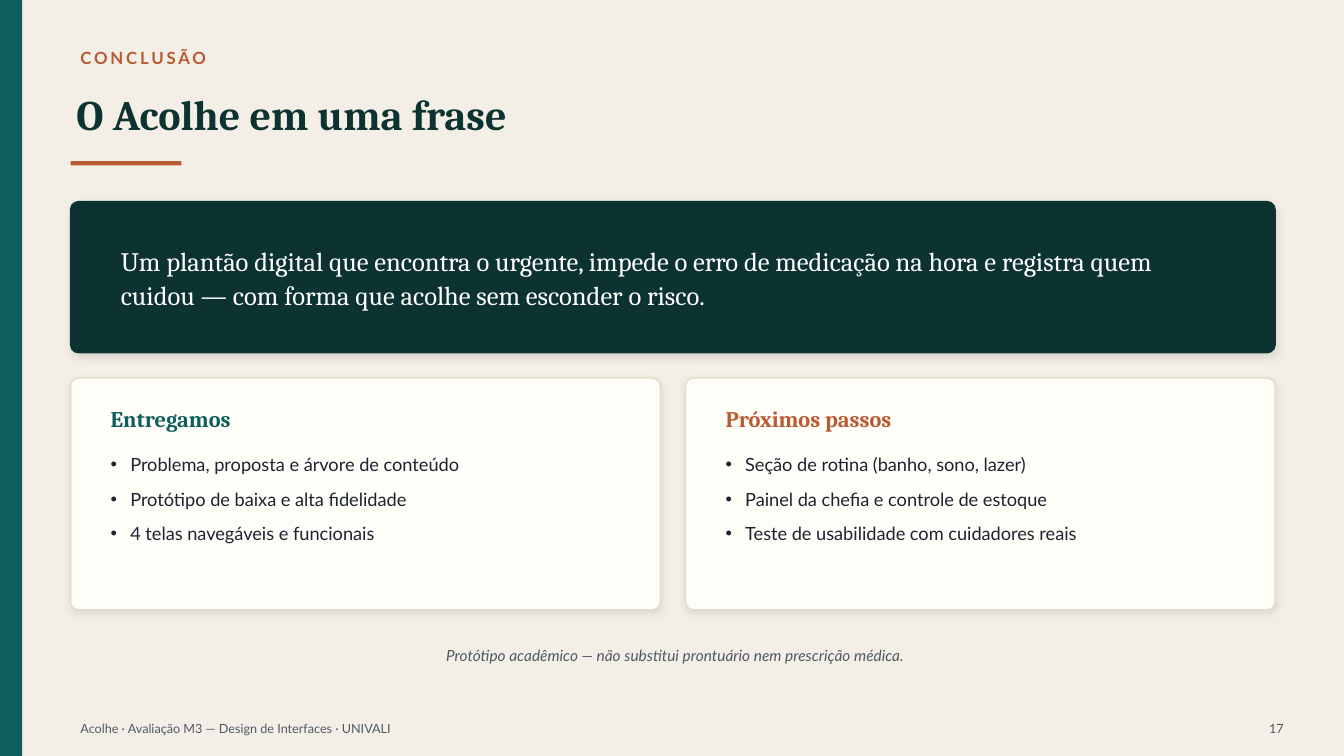
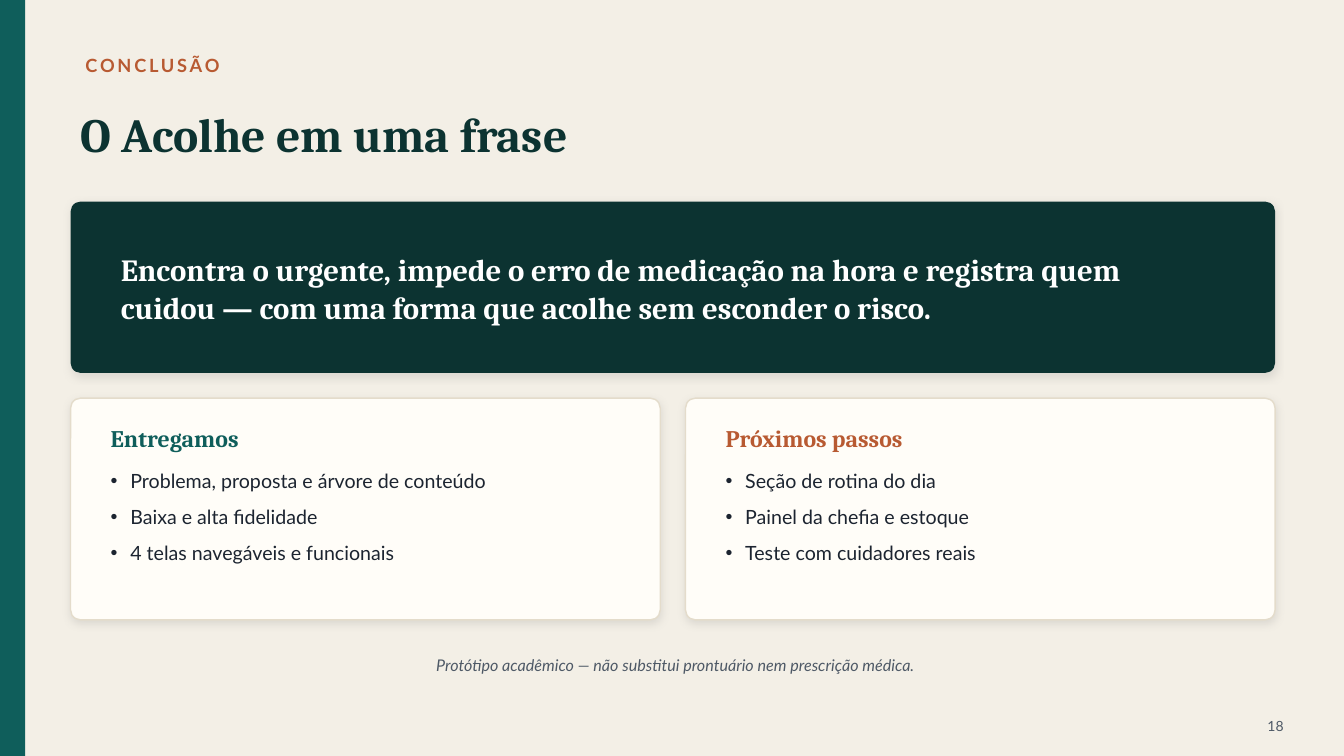
Before and after one commit to jbr121/acolhe-ilpi, a slide deck: slide 19 of apresentacao/Acolhe-Apresentacao-M3.pptx (slide 18 before the commit). Drawn at 1344x756 pixels with LibreOffice and Linux fonts; fonts in the diff are those of the drawing. Boxes give left, top, right and bottom in pixels: in the first picture for what was removed or moved away, otherwise in the second. Text is boxed around its words. In the diff, an @@ line names an element or a change of style, - is before the commit and + after.

```diff
--- a/apresentacao/Acolhe-Apresentacao-M3.pptx
+++ b/apresentacao/Acolhe-Apresentacao-M3.pptx
@@ text "CONCLUSÃO": place and size @@
-text "CONCLUSÃO" at bbox=[80, 50, 206, 64]
+text "CONCLUSÃO" at bbox=[85, 57, 219, 72]
@@ text "CONCLUSÃO" at bbox=[85, 57, 219, 72]: size 12 to 13 pt @@
@@ text "O Acolhe em uma frase": place and size @@
-text "O Acolhe em uma frase" at bbox=[76, 100, 507, 131]
+text "O Acolhe em uma frase" at bbox=[80, 118, 567, 153]
@@ text "O Acolhe em uma frase" at bbox=[80, 118, 567, 153]: size 30 to 34 pt @@
@@ line removed from (71, 163) to (181, 163) @@
@@ rounded rectangle: place and size @@
-rounded rectangle at bbox=[71, 202, 1275, 353]
+rounded rectangle at bbox=[71, 202, 1275, 373]
@@ rounded rectangle at bbox=[71, 202, 1275, 373]: outline #0C3331 1 pt to none; proportions changed @@
@@ text at bbox=[121, 259, 1120, 326]: text changed; size 19 to 22 pt; bold on @@
-Um plantão digital que encontra o urgente, impede o erro de medicação na hora e registra quem cuidou — com forma que acolhe sem esconder o risco.
+Encontra o urgente, impede o erro de medicação na hora e registra quem cuidou — com uma forma que acolhe sem esconder o risco.
@@ rounded rectangle: place and size @@
-rounded rectangle at bbox=[71, 378, 660, 610]
+rounded rectangle at bbox=[71, 398, 660, 620]
@@ rounded rectangle at bbox=[71, 398, 660, 620]: proportions changed @@
@@ text "Entregamos": place and size @@
-text "Entregamos" at bbox=[111, 412, 231, 432]
+text "Entregamos" at bbox=[111, 431, 239, 453]
@@ text "Entregamos" at bbox=[111, 431, 239, 453]: size 16 to 17 pt @@
@@ rounded rectangle at bbox=[686, 398, 1275, 620]: proportions changed @@
@@ rounded rectangle: place and size @@
-rounded rectangle at bbox=[686, 378, 1275, 610]
+rounded rectangle at bbox=[686, 398, 1275, 620]
@@ text "Próximos passos": place and size @@
-text "Próximos passos" at bbox=[726, 411, 891, 432]
+text "Próximos passos" at bbox=[726, 430, 903, 452]
@@ text "Próximos passos" at bbox=[726, 430, 903, 452]: size 16 to 17 pt @@
@@ text "Problema, proposta e árvore de ...": place and size @@
-text "Problema, proposta e árvore de ..." at bbox=[130, 457, 459, 544]
+text "Problema, proposta e árvore de ..." at bbox=[130, 473, 486, 564]
@@ text at bbox=[130, 473, 486, 564]: size 13 to 14 pt in "Problema, proposta e árvore de conteúdo", "4 telas navegáveis e funcionais" @@
@@ text at bbox=[745, 473, 976, 560]: text changed; size 13 to 14 pt @@
-• Seção de rotina (banho, sono, lazer)
-• Painel da chefia e controle de estoque
-• Teste de usabilidade com cuidadores reais
+• Seção de rotina do dia
+• Painel da chefia e estoque
+• Teste com cuidadores reais
@@ text at bbox=[130, 509, 317, 524]: text changed; size 13 to 14 pt @@
-• Protótipo de baixa e alta fidelidade
+• Baixa e alta fidelidade
@@ text "Protótipo acadêmico — não substitui ...": place and size @@
-text "Protótipo acadêmico — não substitui ..." at bbox=[446, 649, 904, 664]
+text "Protótipo acadêmico — não substitui ..." at bbox=[436, 659, 914, 674]
@@ text "Protótipo acadêmico — não substitui ..." at bbox=[436, 659, 914, 674]: size 11 to 11.5 pt @@
@@ text removed at bbox=[80, 724, 391, 736] @@
-Acolhe · Avaliação M3 — Design de Interfaces · UNIVALI
@@ text added at bbox=[1267, 721, 1283, 731], 10 pt, text #4E5966 @@
+18
@@ text removed at bbox=[1269, 724, 1284, 733] @@
-17
```
Also in this commit, not shown: 12 other slides changed, 7 slides added, 6 slides removed, 1 other file.
